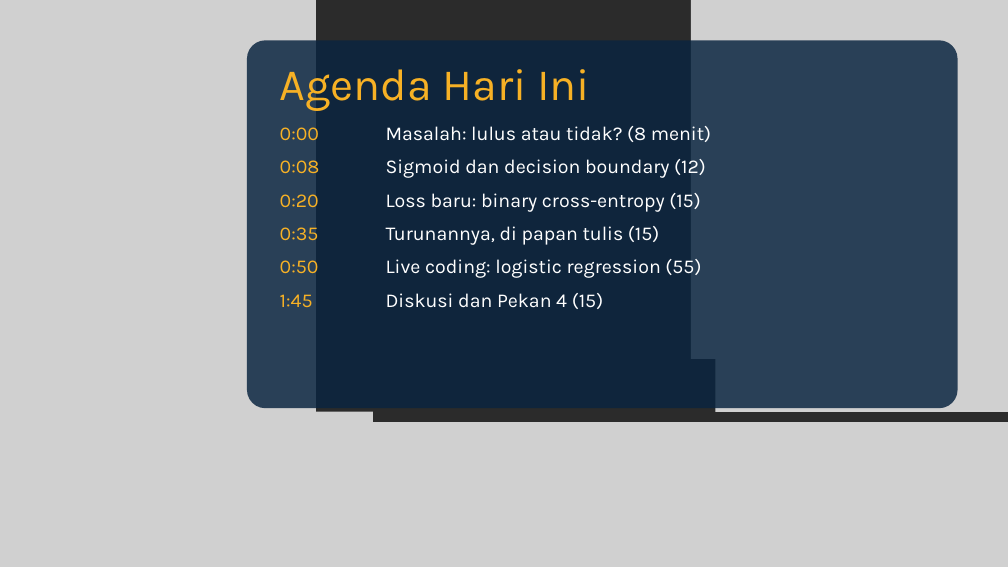
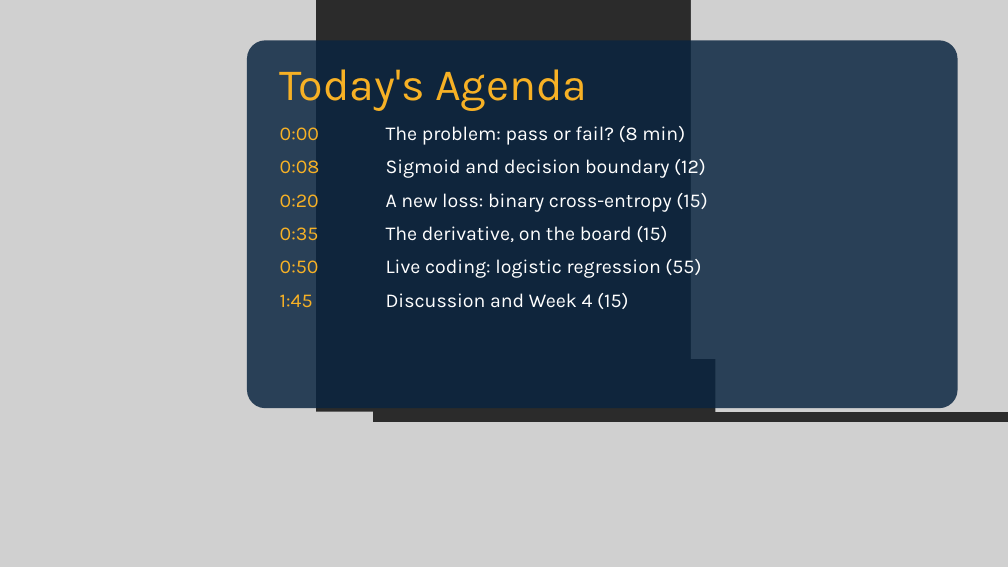
Before and after one commit to dafx7/COMPUTING-AI-ML-OPTIMIZATION, a slide deck: slide 2 of week3/slides/Pertemuan-3-Logistic-Regression.pptx. Drawn at 1008x567 pixels with LibreOffice and Linux fonts; fonts in the diff are those of the drawing; grey boxes stand for pictures; background and template pictures are left out; a plain dark background stands for a picture behind light text. Boxes give left, top, right and bottom in pixels: in the first picture for what was removed or moved away, otherwise in the second. Text is boxed around its words. In the diff, an @@ line names an element or a change of style, - is before the commit and + after.

```diff
--- a/week3/slides/Pertemuan-3-Logistic-Regression.pptx
+++ b/week3/slides/Pertemuan-3-Logistic-Regression.pptx
@@ text at (x1=280, y1=69, x2=587, y2=111): text changed @@
-Agenda Hari Ini
+Today's Agenda
@@ text at (x1=386, y1=126, x2=707, y2=242): text changed @@
-Masalah: lulus atau tidak? (8 menit)
-Sigmoid dan decision boundary (12)
-Loss baru: binary cross-entropy (15)
-Turunannya, di papan tulis (15)
+The problem: pass or fail? (8 min)
+Sigmoid and decision boundary (12)
+A new loss: binary cross-entropy (15)
+The derivative, on the board (15)
@@ text at (x1=386, y1=293, x2=628, y2=309): text changed @@
-Diskusi dan Pekan 4 (15)
+Discussion and Week 4 (15)
```
Also in this commit, not shown: 26 other slides changed, 1 other file.
